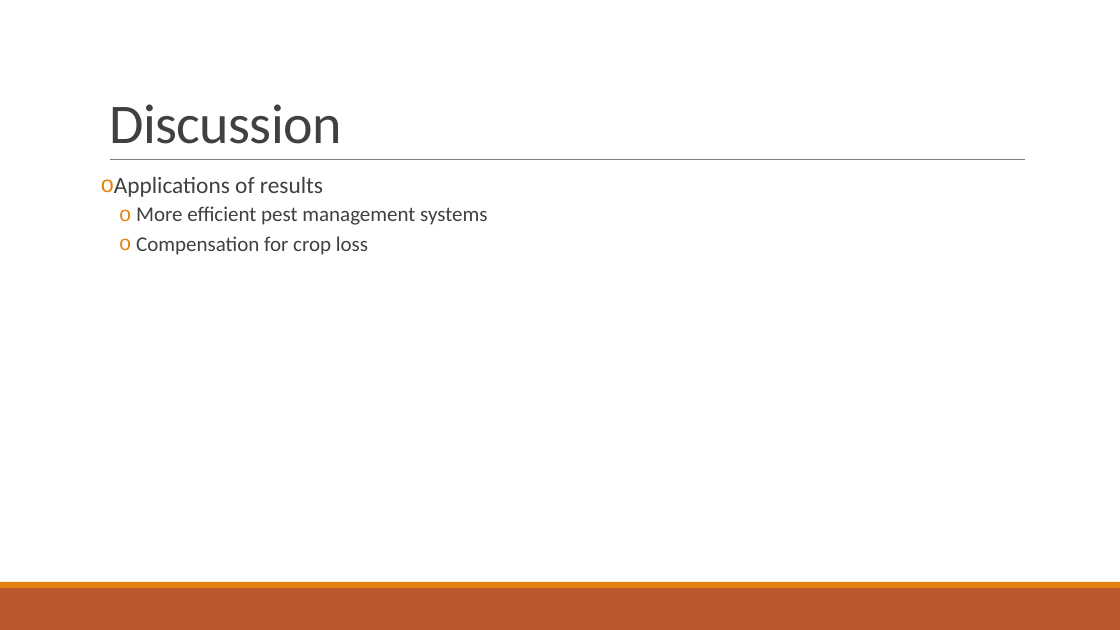
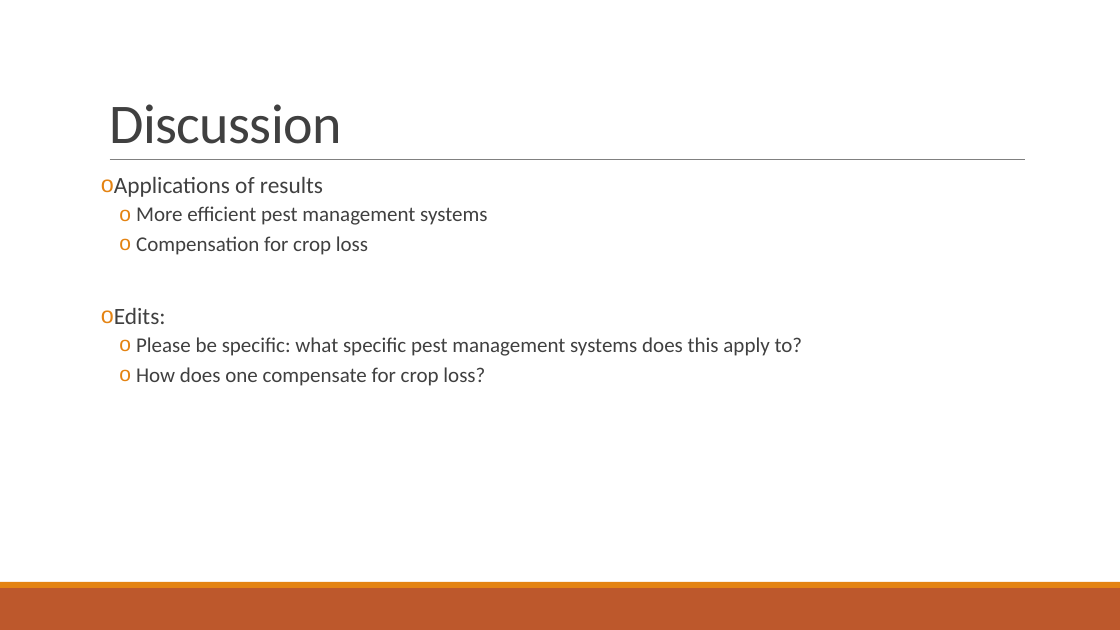
Before and after one commit to jamestbrown5/2018_Undergrad-Summer-Project, a slide deck: slide 14 of Documents/Summer Project Presentation.pptx (slide 12 before the commit). Drawn at 1120x630 pixels with LibreOffice and Linux fonts; fonts in the diff are those of the drawing. Boxes give left, top, right and bottom in pixels: in the first picture for what was removed or moved away, otherwise in the second. Text is boxed around its words. In the diff, an @@ line names an element or a change of style, - is before the commit and + after.

Commit message:
Please review my edits

```diff
--- a/Documents/Summer Project Presentation.pptx
+++ b/Documents/Summer Project Presentation.pptx
@@ text at (x1=114, y1=308, x2=803, y2=386): paragraphs added @@
+o Edits:
+  o Please be specific: what specific pest management systems does this apply to?
+  o How does one compensate for crop loss?
```
Also in this commit, not shown: 4 other slides changed, 3 slides added, 1 slide removed.
